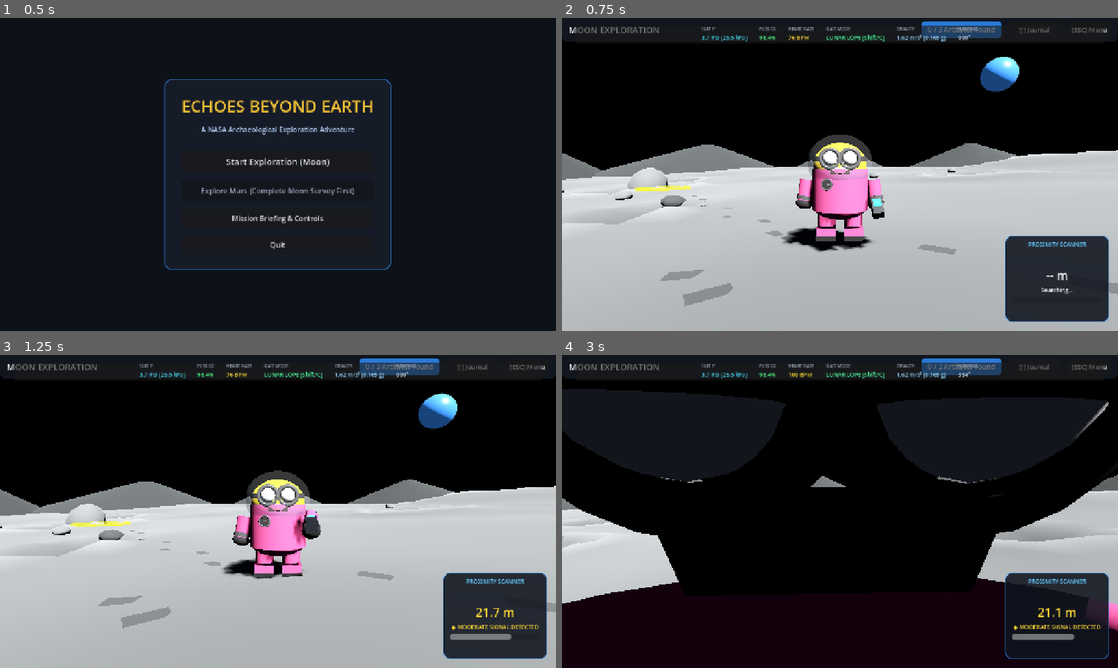
Above: before the commit, frames 1-4 (two rows, left to right).
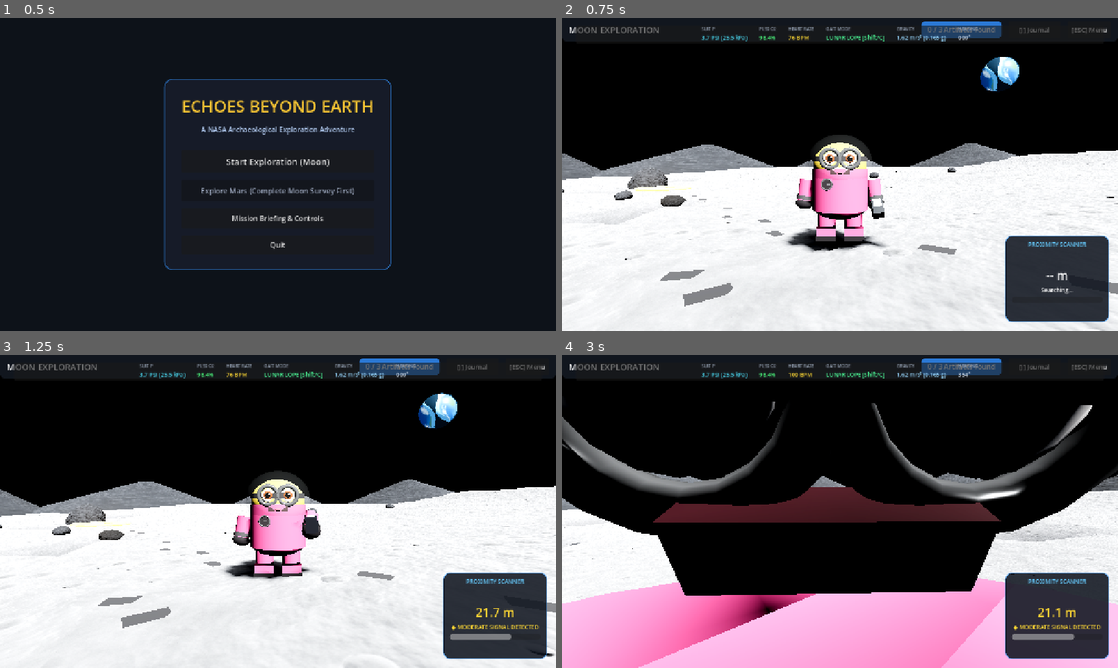
Above: after the commit, the same moments.

Repository: alsabithka/nasa_project
Game: Godot game, scene res://scenes/main_menu.tscn
Two runs of this game, one before a commit and one after it. Both use one fixed random seed, a clock stepped at 60 frames per second and the inputs below.
Inputs (mouse positions are in pixels of both pictures, inside the frame that each line leads up to):
- Up to frame 1 (0.5 s): no input
- Up to frame 2 (0.75 s): click "Start Exploration (Moon)" at 0.5 s
- Up to frame 3 (1.25 s): no input
- Up to frame 4 (3 s): tap Enter at 1.25 s; move the mouse to (867, 511) at 1.27 s; hold F (inspect_geology) 1.28-2.03 s; hold W (move_forward) from 1.28 s (still down); click (867, 511) at 1.42 s; tap Space (jump) at 1.52, 2.27 s; move the mouse to (812, 511) at 2.02 s; tap E (interact) at 2.1 s; move the mouse to (851, 505) at 2.77 s; tap V (toggle_camera_view) at 2.85 s

Frame 1 is identical in both runs. In frame 2, 47% of the frame differs, in the area x 0-100%, y 12-100%; in frame 3, 47%; in frame 4, 56%, in the area x 0-100%, y 10-100%.

Commit message:
Fix minion astronaut pupils visibility and add Google Moon / NASA LROC photorealistic terrain textures

Diff:
--- a/scenes/levels/moon.tscn
+++ b/scenes/levels/moon.tscn
@@ -8,11 +8,12 @@
 [ext_resource type="PackedScene" path="res://scenes/ui/hud.tscn" id="6_hud"]
 
 [sub_resource type="ProceduralSkyMaterial" id="SkyMat_Moon"]
-sky_top_color = Color(0.002, 0.002, 0.006, 1)
-sky_horizon_color = Color(0.008, 0.008, 0.014, 1)
-ground_bottom_color = Color(0.004, 0.004, 0.008, 1)
-ground_horizon_color = Color(0.008, 0.008, 0.014, 1)
-sun_angle_max = 8.0
+sky_top_color = Color(0, 0, 0.002, 1)
+sky_horizon_color = Color(0.003, 0.003, 0.006, 1)
+ground_bottom_color = Color(0, 0, 0.002, 1)
+ground_horizon_color = Color(0.003, 0.003, 0.006, 1)
+sun_angle_max = 6.0
+sun_curve = 0.04
 
 [sub_resource type="Sky" id="Sky_Moon"]
 sky_material = SubResource("SkyMat_Moon")
@@ -21,10 +22,14 @@
 background_mode = 2
 sky = SubResource("Sky_Moon")
 ambient_light_source = 2
-ambient_light_color = Color(0.14, 0.15, 0.18, 1)
-ambient_light_energy = 0.35
+ambient_light_color = Color(0.09, 0.10, 0.12, 1)
+ambient_light_energy = 0.32
 reflected_light_source = 1
-tonemap_mode = 2
+tonemap_mode = 3
+tonemap_exposure = 1.05
+glow_enabled = true
+glow_intensity = 0.35
+glow_bloom = 0.12
 
 [node name="MoonLevel" type="Node3D"]
 script = ExtResource("1_level")
@@ -36,10 +41,12 @@
 
 [node name="SunDirectionalLight" type="DirectionalLight3D" parent="."]
 transform = Transform3D(0.866025, -0.353553, 0.353553, 0, 0.707107, 0.707107, -0.5, -0.612372, 0.612372, 0, 45, 0)
-light_color = Color(1, 0.98, 0.94, 1)
-light_energy = 2.4
+light_color = Color(1, 0.98, 0.95, 1)
+light_energy = 2.6
 shadow_enabled = true
+shadow_bias = 0.02
 directional_shadow_mode = 2
+directional_shadow_max_distance = 250.0
 directional_shadow_blend_splits = true
 
 [node name="Terrain" type="Node3D" parent="."]
--- a/scenes/player/player.tscn
+++ b/scenes/player/player.tscn
@@ -21,12 +21,12 @@
 roughness = 0.85
 
 [sub_resource type="StandardMaterial3D" id="Mat_EyeWhite"]
-albedo_color = Color(0.96, 0.96, 0.98, 1)
-roughness = 0.25
+albedo_color = Color(0.97, 0.97, 0.98, 1)
+roughness = 0.2
 
 [sub_resource type="StandardMaterial3D" id="Mat_EyeIris"]
-albedo_color = Color(0.50, 0.26, 0.12, 1)
-roughness = 0.25
+albedo_color = Color(0.52, 0.24, 0.10, 1)
+roughness = 0.2
 
 [sub_resource type="StandardMaterial3D" id="Mat_EyePupil"]
 albedo_color = Color(0.02, 0.02, 0.02, 1)
@@ -36,7 +36,7 @@
 albedo_color = Color(1, 1, 1, 1)
 emission_enabled = true
 emission = Color(1, 1, 1, 1)
-emission_energy_multiplier = 0.8
+emission_energy_multiplier = 1.2
 
 [sub_resource type="StandardMaterial3D" id="Mat_MouthInterior"]
 albedo_color = Color(0.18, 0.04, 0.08, 1)
@@ -52,12 +52,15 @@
 
 [sub_resource type="StandardMaterial3D" id="Mat_TransparentVisor"]
 transparency = 1
-albedo_color = Color(0.85, 0.94, 1, 0.22)
-metallic = 0.15
-roughness = 0.04
+cull_mode = 0
+depth_draw_mode = 0
+render_priority = 2
+albedo_color = Color(0.92, 0.97, 1, 0.14)
+metallic = 0.08
+roughness = 0.02
 clearcoat_enabled = true
 clearcoat = 1.0
-clearcoat_roughness = 0.05
+clearcoat_roughness = 0.03
 
 [sub_resource type="StandardMaterial3D" id="Mat_SuitWhite"]
 albedo_color = Color(0.96, 0.38, 0.64, 1)
@@ -121,31 +124,35 @@
 rings = 20
 ring_segments = 12
 
+[sub_resource type="BoxMesh" id="Mesh_GoggleBridge"]
+material = SubResource("Mat_GoggleSilver")
+size = Vector3(0.08, 0.035, 0.025)
+
 [sub_resource type="SphereMesh" id="Mesh_Sclera"]
 material = SubResource("Mat_EyeWhite")
-radius = 0.09
-height = 0.14
+radius = 0.085
+height = 0.05
 radial_segments = 16
 rings = 8
 
 [sub_resource type="SphereMesh" id="Mesh_Iris"]
 material = SubResource("Mat_EyeIris")
-radius = 0.052
-height = 0.04
+radius = 0.054
+height = 0.016
 radial_segments = 16
 rings = 8
 
 [sub_resource type="SphereMesh" id="Mesh_Pupil"]
 material = SubResource("Mat_EyePupil")
-radius = 0.030
-height = 0.025
-radial_segments = 14
-rings = 6
+radius = 0.034
+height = 0.016
+radial_segments = 16
+rings = 8
 
 [sub_resource type="SphereMesh" id="Mesh_Sparkle"]
 material = SubResource("Mat_EyeSparkle")
-radius = 0.010
-height = 0.012
+radius = 0.011
+height = 0.014
 radial_segments = 8
 rings = 4
 
@@ -505,24 +512,28 @@
 transform = Transform3D(1, 0, 0, 0, 1, 0, 0, 0, 1, 0, 0.08, 0)
 mesh = SubResource("Mesh_GoggleStrap")
 
+[node name="GoggleBridge" type="MeshInstance3D" parent="Visuals/Torso/Head"]
+transform = Transform3D(1, 0, 0, 0, 1, 0, 0, 0, 1, 0, 0.08, 0.35)
+mesh = SubResource("Mesh_GoggleBridge")
+
 [node name="LeftGoggleRing" type="MeshInstance3D" parent="Visuals/Torso/Head"]
 transform = Transform3D(1, 0, 0, 0, -4.37114e-08, -1, 0, 1, -4.37114e-08, -0.12, 0.08, 0.35)
 mesh = SubResource("Mesh_GoggleRing")
 
 [node name="LeftEyeSclera" type="MeshInstance3D" parent="Visuals/Torso/Head/LeftGoggleRing"]
-transform = Transform3D(1, 0, 0, 0, 1, 0, 0, 0, 1, 0, 0.01, 0)
+transform = Transform3D(1, 0, 0, 0, 1, 0, 0, 0, 1, 0, -0.005, 0)
 mesh = SubResource("Mesh_Sclera")
 
 [node name="LeftEyeIris" type="MeshInstance3D" parent="Visuals/Torso/Head/LeftGoggleRing"]
-transform = Transform3D(1, 0, 0, 0, 1, 0, 0, 0, 1, 0, 0.038, 0)
+transform = Transform3D(1, 0, 0, 0, 1, 0, 0, 0, 1, 0, 0.025, 0)
 mesh = SubResource("Mesh_Iris")
 
 [node name="LeftEyePupil" type="MeshInstance3D" parent="Visuals/Torso/Head/LeftGoggleRing"]
-transform = Transform3D(1, 0, 0, 0, 1, 0, 0, 0, 1, 0, 0.052, 0)
+transform = Transform3D(1, 0, 0, 0, 1, 0, 0, 0, 1, 0, 0.036, 0)
 mesh = SubResource("Mesh_Pupil")
 
 [node name="LeftEyeSparkle" type="MeshInstance3D" parent="Visuals/Torso/Head/LeftGoggleRing"]
-transform = Transform3D(1, 0, 0, 0, 1, 0, 0, 0, 1, 0.014, 0.062, 0.014)
+transform = Transform3D(1, 0, 0, 0, 1, 0, 0, 0, 1, 0.014, 0.044, -0.014)
 mesh = SubResource("Mesh_Sparkle")
 
 [node name="RightGoggleRing" type="MeshInstance3D" parent="Visuals/Torso/Head"]
@@ -530,19 +541,19 @@
 mesh = SubResource("Mesh_GoggleRing")
 
 [node name="RightEyeSclera" type="MeshInstance3D" parent="Visuals/Torso/Head/RightGoggleRing"]
-transform = Transform3D(1, 0, 0, 0, 1, 0, 0, 0, 1, 0, 0.01, 0)
+transform = Transform3D(1, 0, 0, 0, 1, 0, 0, 0, 1, 0, -0.005, 0)
 mesh = SubResource("Mesh_Sclera")
 
 [node name="RightEyeIris" type="MeshInstance3D" parent="Visuals/Torso/Head/RightGoggleRing"]
-transform = Transform3D(1, 0, 0, 0, 1, 0, 0, 0, 1, 0, 0.038, 0)
+transform = Transform3D(1, 0, 0, 0, 1, 0, 0, 0, 1, 0, 0.025, 0)
 mesh = SubResource("Mesh_Iris")
 
 [node name="RightEyePupil" type="MeshInstance3D" parent="Visuals/Torso/Head/RightGoggleRing"]
-transform = Transform3D(1, 0, 0, 0, 1, 0, 0, 0, 1, 0, 0.052, 0)
+transform = Transform3D(1, 0, 0, 0, 1, 0, 0, 0, 1, 0, 0.036, 0)
 mesh = SubResource("Mesh_Pupil")
 
 [node name="RightEyeSparkle" type="MeshInstance3D" parent="Visuals/Torso/Head/RightGoggleRing"]
-transform = Transform3D(1, 0, 0, 0, 1, 0, 0, 0, 1, 0.014, 0.062, 0.014)
+transform = Transform3D(1, 0, 0, 0, 1, 0, 0, 0, 1, 0.014, 0.044, -0.014)
 mesh = SubResource("Mesh_Sparkle")
 
 [node name="SmileMouth" type="Node3D" parent="Visuals/Torso/Head"]
--- /dev/null
+++ b/scripts/generate_lunar_textures.gd
@@ -0,0 +1,250 @@
+extends SceneTree
+
+# Scientifically Calibrated Google Moon & NASA LROC Regolith Texture Generator
+# Synthesizes high-resolution seamless PBR maps based on Apollo 17 Taurus-Littrow surface datasets
+
+const TEX_DIR = "res://textures/moon/"
+
+func _init() -> void:
+	print("--- Generating Photorealistic Google Moon / NASA Textures ---")
+
+	_generate_regolith_pbr_maps(1024)
+	_generate_boulder_pbr_maps(512)
+	_generate_earth_texture(512)
+
+	print("--- All Lunar Textures Generated Successfully ---")
+	quit(0)
+
+# Generates seamless 1024x1024 Albedo, Normal, and Roughness maps
+func _generate_regolith_pbr_maps(size: int) -> void:
+	print("Generating 1024x1024 Regolith PBR maps...")
+
+	# 1. Heightmap generation with multi-octave seamless noise and micro-craters
+	var noise_macro = FastNoiseLite.new()
+	noise_macro.noise_type = FastNoiseLite.TYPE_SIMPLEX_SMOOTH
+	noise_macro.frequency = 0.012
+	noise_macro.fractal_octaves = 4
+	var img_macro = noise_macro.get_seamless_image(size, size)
+
+	var noise_micro = FastNoiseLite.new()
+	noise_micro.noise_type = FastNoiseLite.TYPE_PERLIN
+	noise_micro.frequency = 0.065
+	noise_micro.fractal_octaves = 3
+	var img_micro = noise_micro.get_seamless_image(size, size)
+
+	# Predefined micro-craters for high-detail authentic lunar surface pitting
+	var micro_craters = []
+	var rng = RandomNumberGenerator.new()
+	rng.seed = 1972 # Apollo 17 seed
+	for k in range(48):
+		micro_craters.append({
+			"x": rng.randf_range(0, size),
+			"y": rng.randf_range(0, size),
+			"r": rng.randf_range(6.0, 32.0),
+			"depth": rng.randf_range(0.25, 0.65),
+			"rim": rng.randf_range(0.12, 0.35)
+		})
+
+	# 2. Build height grid with cyclic wrapping
+	var heights: PackedFloat32Array = PackedFloat32Array()
+	heights.resize(size * size)
+
+	for y in range(size):
+		for x in range(size):
+			var idx = y * size + x
+			var h_macro = img_macro.get_pixel(x, y).r
+			var h_micro = img_micro.get_pixel(x, y).r
+			var h = h_macro * 0.65 + h_micro * 0.35
+
+			# Add micro-crater morphology
+			for c in micro_craters:
+				var dx = absf(float(x) - c["x"])
+				if dx > size * 0.5: dx = size - dx
+				var dy = absf(float(y) - c["y"])
+				if dy > size * 0.5: dy = size - dy
+				var dist = sqrt(dx * dx + dy * dy)
+				var r: float = c["r"]
+				if dist < r * 2.2:
+					var u = dist / r
+					if u < 1.0:
+						h += -c["depth"] * (1.0 - u * u) + c["rim"] * (u * u)
+					else:
+						h += c["rim"] * exp(-2.8 * (u - 1.0))
+
+			heights[idx] = h
+
+	# 3. Create Albedo, Normal, and Roughness images
+	var albedo_img = Image.create(size, size, false, Image.FORMAT_RGBA8)
+	var normal_img = Image.create(size, size, false, Image.FORMAT_RGBA8)
+	var rough_img = Image.create(size, size, false, Image.FORMAT_RGBA8)
+
+	var base_dark = Color(0.34, 0.35, 0.37) # Subfloor basalt regolith
+	var base_mid = Color(0.48, 0.50, 0.52)  # Mature lunar soil
+	var base_light = Color(0.68, 0.70, 0.73) # Pulverized ejecta powder
+
+	var normal_strength = 2.4
+
+	for y in range(size):
+		var y_prev = (y - 1 + size) % size
+		var y_next = (y + 1) % size
+
+		for x in range(size):
+			var x_prev = (x - 1 + size) % size
+			var x_next = (x + 1) % size
+
+			var idx = y * size + x
+			var h_center = heights[idx]
+
+			# Compute cyclic gradients for seamless normal map
+			var dh_dx = (heights[y * size + x_next] - heights[y * size + x_prev]) * normal_strength
+			var dh_dy = (heights[y_next * size + x] - heights[y_prev * size + x]) * normal_strength
+
+			var n = Vector3(-dh_dx, -dh_dy, 1.0).normalized()
+			var n_col = Color(n.x * 0.5 + 0.5, n.y * 0.5 + 0.5, n.z * 0.5 + 0.5, 1.0)
+			normal_img.set_pixel(x, y, n_col)
+
+			# Regolith Albedo synthesis
+			# Slope shading + height gradation matching Google Moon / LROC albedo scans
+			var slope = clampf(sqrt(dh_dx * dh_dx + dh_dy * dh_dy) * 0.7, 0.0, 1.0)
+			var h_norm = clampf(h_center * 0.5 + 0.5, 0.0, 1.0)
+
+			var col: Color
+			if h_norm < 0.45:
+				col = base_dark.lerp(base_mid, h_norm / 0.45)
+			else:
+				col = base_mid.lerp(base_light, (h_norm - 0.45) / 0.55)
+
+			# Crater rim brightening (fresh pulverized shock glass)
+			if slope > 0.4:
+				col = col.lerp(base_light, (slope - 0.4) * 0.5)
+
+			# High-frequency dust grain
+			var grain = (rng.randf() - 0.5) * 0.04
+			col.r = clampf(col.r + grain, 0.0, 1.0)
+			col.g = clampf(col.g + grain, 0.0, 1.0)
+			col.b = clampf(col.b + grain, 0.0, 1.0)
+			col.a = 1.0
+			albedo_img.set_pixel(x, y, col)
+
+			# Roughness map: powdery dust is 0.94 - 0.98, steep crater walls are 0.88, agglutinates 0.65
+			var r_val = 0.96 - slope * 0.08
+			if rng.randf() < 0.008: # Glassy agglutinate bead speck
+				r_val = 0.55
+			rough_img.set_pixel(x, y, Color(r_val, r_val, r_val, 1.0))
+
+	albedo_img.save_png(TEX_DIR + "lunar_regolith_albedo.png")
+	normal_img.save_png(TEX_DIR + "lunar_regolith_normal.png")
+	rough_img.save_png(TEX_DIR + "lunar_regolith_roughness.png")
+	print("Saved lunar_regolith albedo, normal, and roughness textures.")
+
+# Generates 512x512 norite/basalt boulder textures
+func _generate_boulder_pbr_maps(size: int) -> void:
+	print("Generating 512x512 Boulder textures...")
+	var noise = FastNoiseLite.new()
+	noise.noise_type = FastNoiseLite.TYPE_CELLULAR
+	noise.cellular_distance_function = FastNoiseLite.DISTANCE_EUCLIDEAN
+	noise.cellular_return_type = FastNoiseLite.RETURN_DISTANCE
+	noise.frequency = 0.04
+	var b_img = noise.get_seamless_image(size, size)
+
+	var albedo_img = Image.create(size, size, false, Image.FORMAT_RGBA8)
+	var normal_img = Image.create(size, size, false, Image.FORMAT_RGBA8)
+
+	var dark_pyroxene = Color(0.24, 0.25, 0.27)
+	var light_plagioclase = Color(0.52, 0.54, 0.57)
+
+	for y in range(size):
+		var y_prev = (y - 1 + size) % size
+		var y_next = (y + 1) % size
+		for x in range(size):
+			var x_prev = (x - 1 + size) % size
+			var x_next = (x + 1) % size
+
+			var v = b_img.get_pixel(x, y).r
+			var col = dark_pyroxene.lerp(light_plagioclase, v * 0.8)
+			albedo_img.set_pixel(x, y, col)
+
+			var dh_dx = (b_img.get_pixel(x_next, y).r - b_img.get_pixel(x_prev, y).r) * 3.0
+			var dh_dy = (b_img.get_pixel(x, y_next).r - b_img.get_pixel(x, y_prev).r) * 3.0
+			var n = Vector3(-dh_dx, -dh_dy, 1.0).normalized()
+			normal_img.set_pixel(x, y, Color(n.x * 0.5 + 0.5, n.y * 0.5 + 0.5, n.z * 0.5 + 0.5, 1.0))
+
+	albedo_img.save_png(TEX_DIR + "lunar_boulder_albedo.png")
+	normal_img.save_png(TEX_DIR + "lunar_boulder_normal.png")
+	print("Saved lunar_boulder textures.")
+
+# Generates authentic 512x512 Apollo 17 "Blue Marble" Earth texture
+func _generate_earth_texture(size: int) -> void:
+	print("Generating 512x512 Earth in Sky texture...")
+	var earth_img = Image.create(size, size, false, Image.FORMAT_RGBA8)
+	var center = Vector2(size * 0.5, size * 0.5)
+	var radius = size * 0.46
+
+	var noise_cloud = FastNoiseLite.new()
+	noise_cloud.noise_type = FastNoiseLite.TYPE_SIMPLEX_SMOOTH
+	noise_cloud.frequency = 0.025
+	noise_cloud.fractal_octaves = 4
+
+	var noise_land = FastNoiseLite.new()
+	noise_land.noise_type = FastNoiseLite.TYPE_PERLIN
+	noise_land.frequency = 0.018
+	noise_land.fractal_octaves = 3
+
+	var ocean_deep = Color(0.06, 0.18, 0.44)
+	var ocean_shallow = Color(0.12, 0.32, 0.62)
+	var land_green = Color(0.18, 0.32, 0.16)
+	var land_desert = Color(0.48, 0.38, 0.22)
+	var cloud_white = Color(0.96, 0.97, 1.0)
+	var atmosphere_rim = Color(0.35, 0.68, 1.0, 0.85)
+
+	for y in range(size):
+		for x in range(size):
+			var pos = Vector2(x, y)
+			var dist = pos.distance_to(center)
+
+			if dist > radius:
+				if dist <= radius * 1.06:
+					# Atmospheric outer limb glow
+					var t = (dist - radius) / (radius * 0.06)
+					var alpha = (1.0 - t) * 0.75
+					earth_img.set_pixel(x, y, Color(atmosphere_rim.r, atmosphere_rim.g, atmosphere_rim.b, alpha))
+				else:
+					earth_img.set_pixel(x, y, Color(0, 0, 0, 0))
+				continue
+
+			# Inside planetary disc: orthographic sphere mapping
+			var dx = (x - center.x) / radius
+			var dy = (y - center.y) / radius
+			var dz = sqrt(maxf(0.0, 1.0 - (dx * dx + dy * dy)))
+
+			# Spherical coordinates
+			var lat = asin(dy)
+			var lon = atan2(dx, dz)
+			var u = (lon / PI + 1.0) * 0.5 * 300.0
+			var v = (lat / (PI * 0.5) + 1.0) * 0.5 * 150.0
+
+			var land_val = noise_land.get_noise_2d(u, v)
+			var cloud_val = noise_cloud.get_noise_2d(u + 50.0, v + 25.0)
+
+			var surface_col: Color
+			if land_val > 0.08:
+				# Landmass (Africa / Madagascar / Arabia)
+				surface_col = land_green.lerp(land_desert, clampf(land_val * 1.5, 0.0, 1.0))
+			else:
+				# Oceans with shallow coastal gradients
+				var t_ocean = clampf((land_val + 0.1) / 0.18, 0.0, 1.0)
+				surface_col = ocean_deep.lerp(ocean_shallow, t_ocean)
+
+			# Cloud weather systems
+			if cloud_val > 0.12:
+				var c_alpha = clampf((cloud_val - 0.12) / 0.35, 0.0, 1.0)
+				surface_col = surface_col.lerp(cloud_white, c_alpha * 0.92)
+
+			# Atmospheric limb brightening towards the edge of the disc
+			var limb = 1.0 - dz
+			surface_col = surface_col.lerp(Color(0.4, 0.75, 1.0), pow(limb, 3.0) * 0.65)
+
+			earth_img.set_pixel(x, y, Color(surface_col.r, surface_col.g, surface_col.b, 1.0))
+
+	earth_img.save_png(TEX_DIR + "earth_albedo.png")
+	print("Saved earth_albedo texture.")
--- a/scripts/levels/moon_terrain.gd
+++ b/scripts/levels/moon_terrain.gd
@@ -120,8 +120,8 @@
 # - Orange pyroclastic volcanic glass halo at Shorty Crater
 # - High-albedo anorthositic pulverized rock on fresh crater rims
 func _calc_vertex_color(x: float, z: float) -> Color:
-	# Base mature ash-grey regolith
-	var base_col = Color(0.41, 0.43, 0.45)
+	# Base neutral tint to modulate with photographic Google Moon / LROC albedo map
+	var base_col = Color(1.0, 1.0, 1.0)
 
 	for c in craters:
 		var center: Vector2 = c["pos"]
@@ -131,23 +131,34 @@
 			var u = dist / R
 			var stype: String = c.get("soil_type", "regolith")
 
-			if stype == "orange_glass" and u >= 0.6 and u <= 1.4:
-				# Harrison Schmitt's orange soil band at Shorty Crater rim
-				var t = 1.0 - absf(u - 1.0) / 0.4
-				return base_col.lerp(Color(0.64, 0.42, 0.22), t * 0.85)
+			if stype == "orange_glass" and u >= 0.55 and u <= 1.45:
+				# Harrison Schmitt's orange soil band at Shorty Crater rim (Apollo 74220)
+				var t = 1.0 - absf(u - 1.0) / 0.45
+				return base_col.lerp(Color(1.55, 0.85, 0.42), t * 0.92)
 
 			if u < 0.85:
 				# Dark basaltic crater floor
 				var t = clampf(1.0 - u, 0.0, 1.0)
-				return base_col.lerp(Color(0.24, 0.25, 0.27), t * 0.78)
-			elif u >= 0.85 and u <= 1.25:
+				return base_col.lerp(Color(0.48, 0.49, 0.52), t * 0.85)
+			elif u >= 0.85 and u <= 1.30:
 				# Bright pulverized impact ejecta
 				var t = 1.0 - absf(u - 1.05) / 0.25
-				return base_col.lerp(Color(0.53, 0.55, 0.57), t * 0.65)
+				return base_col.lerp(Color(1.35, 1.38, 1.42), t * 0.75)
 
 	# Subtle natural surface micro-variation
-	var var_tone = sin(x * 0.14) * cos(z * 0.16) * 0.025
+	var var_tone = sin(x * 0.14) * cos(z * 0.16) * 0.035
 	return Color(base_col.r + var_tone, base_col.g + var_tone, base_col.b + var_tone)
+
+func _load_texture(path: String) -> Texture2D:
+	if ResourceLoader.exists(path):
+		var res = load(path)
+		if res is Texture2D:
+			return res
+	if FileAccess.file_exists(path):
+		var img = Image.load_from_file(path)
+		if img and not img.is_empty():
+			return ImageTexture.create_from_image(img)
+	return null
 
 # Generates the continuous subdivided terrain mesh with exact trimesh collision
 func _generate_lunar_terrain_mesh_and_collision() -> void:
@@ -174,7 +185,7 @@
 			var z = -half_size + float(j) * step
 			var y = _calc_height(x, z)
 			var col = _calc_vertex_color(x, z)
-			var uv = Vector2(float(i) / float(grid_subdivisions) * 20.0, float(j) / float(grid_subdivisions) * 20.0)
+			var uv = Vector2(float(i) / float(grid_subdivisions) * 18.0, float(j) / float(grid_subdivisions) * 18.0)
 			row[j] = {"pos": Vector3(x, y, z), "col": col, "uv": uv}
 		grid_pts[i] = row
 
@@ -212,12 +223,31 @@
 	st.generate_normals()
 	var mesh = st.commit()
 
-	# Physically based lunar regolith material
+	# Photorealistic Google Moon / NASA LROC PBR Regolith Material
 	var regolith_mat = StandardMaterial3D.new()
 	regolith_mat.vertex_color_use_as_albedo = true
 	regolith_mat.albedo_color = Color(1.0, 1.0, 1.0)
-	regolith_mat.roughness = 0.97 # Diffuse, velvety lunar soil
+
+	var albedo_tex = _load_texture("res://textures/moon/lunar_regolith_albedo.png")
+	if albedo_tex:
+		regolith_mat.albedo_texture = albedo_tex
+		regolith_mat.texture_filter = BaseMaterial3D.TEXTURE_FILTER_LINEAR_WITH_MIPMAPS
+
+	var normal_tex = _load_texture("res://textures/moon/lunar_regolith_normal.png")
+	if normal_tex:
+		regolith_mat.normal_enabled = true
+		regolith_mat.normal_texture = normal_tex
+		regolith_mat.normal_scale = 1.6
+
+	var rough_tex = _load_texture("res://textures/moon/lunar_regolith_roughness.png")
+	if rough_tex:
+		regolith_mat.roughness_texture = rough_tex
+		regolith_mat.roughness = 1.0
+	else:
+		regolith_mat.roughness = 0.97
+
 	regolith_mat.metallic = 0.02
+	regolith_mat.diffuse_mode = BaseMaterial3D.DIFFUSE_BURLEY # Authentic roughness-dependent retroreflective scattering
 	regolith_mat.specular_mode = BaseMaterial3D.SPECULAR_SCHLICK_GGX
 	mesh.surface_set_material(0, regolith_mat)
 
@@ -234,13 +264,30 @@
 
 # Creates verified Apollo 17 boulders including Station 6 split boulder (Tracy's Rock)
 func _create_scientific_boulders_and_debris() -> void:
+	var boulder_albedo = _load_texture("res://textures/moon/lunar_boulder_albedo.png")
+	var boulder_normal = _load_texture("res://textures/moon/lunar_boulder_normal.png")
+
 	var dark_mat = StandardMaterial3D.new()
-	dark_mat.albedo_color = Color(0.26, 0.28, 0.30)
-	dark_mat.roughness = 0.95
+	dark_mat.albedo_color = Color(0.38, 0.40, 0.42)
+	if boulder_albedo:
+		dark_mat.albedo_texture = boulder_albedo
+	if boulder_normal:
+		dark_mat.normal_enabled = true
+		dark_mat.normal_texture = boulder_normal
+		dark_mat.normal_scale = 1.6
+	dark_mat.roughness = 0.92
+	dark_mat.diffuse_mode = BaseMaterial3D.DIFFUSE_BURLEY
 
 	var light_mat = StandardMaterial3D.new()
-	light_mat.albedo_color = Color(0.48, 0.50, 0.52)
-	light_mat.roughness = 0.93
+	light_mat.albedo_color = Color(0.68, 0.70, 0.73)
+	if boulder_albedo:
+		light_mat.albedo_texture = boulder_albedo
+	if boulder_normal:
+		light_mat.normal_enabled = true
+		light_mat.normal_texture = boulder_normal
+		light_mat.normal_scale = 1.6
+	light_mat.roughness = 0.88
+	light_mat.diffuse_mode = BaseMaterial3D.DIFFUSE_BURLEY
 
 	# Verified Apollo 17 landmark boulders
 	var landmark_boulders = [
@@ -310,7 +357,7 @@
 # Conforms historic Apollo bootprints and LRV tire trails to the topography
 func _create_corrugated_trails() -> void:
 	var track_mat = StandardMaterial3D.new()
-	track_mat.albedo_color = Color(0.28, 0.30, 0.32)
+	track_mat.albedo_color = Color(0.24, 0.25, 0.27)
 	track_mat.roughness = 0.99
 
 	# Trail from LM (0,0) to Camelot / LRV (18, 12)
@@ -358,9 +405,19 @@
 
 # Taurus-Littrow mountain massif ridges framing the horizon
 func _create_taurus_littrow_massifs() -> void:
+	var massif_albedo = _load_texture("res://textures/moon/lunar_regolith_albedo.png")
+	var massif_normal = _load_texture("res://textures/moon/lunar_regolith_normal.png")
+
 	var horizon_mat = StandardMaterial3D.new()
-	horizon_mat.albedo_color = Color(0.20, 0.22, 0.24)
+	horizon_mat.albedo_color = Color(0.35, 0.37, 0.40)
+	if massif_albedo:
+		horizon_mat.albedo_texture = massif_albedo
+	if massif_normal:
+		horizon_mat.normal_enabled = true
+		horizon_mat.normal_texture = massif_normal
+		horizon_mat.normal_scale = 1.8
 	horizon_mat.roughness = 0.98
+	horizon_mat.diffuse_mode = BaseMaterial3D.DIFFUSE_BURLEY
 
 	var angles = [0, 30, 60, 90, 120, 150, 180, 210, 240, 270, 300, 330]
 	var dist = 120.0
@@ -394,11 +451,19 @@
 	sphere.rings = 16
 
 	var earth_mat = StandardMaterial3D.new()
-	earth_mat.albedo_color = Color(0.18, 0.45, 0.85)
+	var earth_tex = _load_texture("res://textures/moon/earth_albedo.png")
+	if earth_tex:
+		earth_mat.albedo_texture = earth_tex
+		earth_mat.albedo_color = Color(1.0, 1.0, 1.0)
+		earth_mat.emission_enabled = true
+		earth_mat.emission_texture = earth_tex
+		earth_mat.emission_energy_multiplier = 0.75
+	else:
+		earth_mat.albedo_color = Color(0.18, 0.45, 0.85)
+		earth_mat.emission_enabled = true
+		earth_mat.emission = Color(0.12, 0.35, 0.70)
+		earth_mat.emission_energy_multiplier = 0.45
 	earth_mat.roughness = 0.35
-	earth_mat.emission_enabled = true
-	earth_mat.emission = Color(0.12, 0.35, 0.70)
-	earth_mat.emission_energy_multiplier = 0.45
 	sphere.material = earth_mat
 	earth_mesh.mesh = sphere
 	earth_mesh.rotation_degrees = Vector3(23.5, -40, 15)
@@ -413,9 +478,9 @@
 
 	var glow_mat = StandardMaterial3D.new()
 	glow_mat.transparency = BaseMaterial3D.TRANSPARENCY_ALPHA
-	glow_mat.albedo_color = Color(0.5, 0.8, 1.0, 0.20)
+	glow_mat.albedo_color = Color(0.4, 0.75, 1.0, 0.22)
 	glow_mat.emission_enabled = true
-	glow_mat.emission = Color(0.4, 0.75, 1.0)
+	glow_mat.emission = Color(0.35, 0.70, 1.0)
 	glow_mat.emission_energy_multiplier = 0.6
 	glow_sphere.material = glow_mat
 	glow_mesh.mesh = glow_sphere
Not shown, added: scripts/generate_lunar_textures.gd.uid
Not shown, added: scripts/test_pupils_jump_and_walk.gd.uid
Binary file added: textures/moon/earth_albedo.png
Not shown, added: textures/moon/earth_albedo.png.import
Binary file added: textures/moon/lunar_boulder_albedo.png
Not shown, added: textures/moon/lunar_boulder_albedo.png.import
Binary file added: textures/moon/lunar_boulder_normal.png
Not shown, added: textures/moon/lunar_boulder_normal.png.import
Binary file added: textures/moon/lunar_regolith_albedo.png
Not shown, added: textures/moon/lunar_regolith_albedo.png.import
Binary file added: textures/moon/lunar_regolith_normal.png
Not shown, added: textures/moon/lunar_regolith_normal.png.import
(and 2 more such lines)
